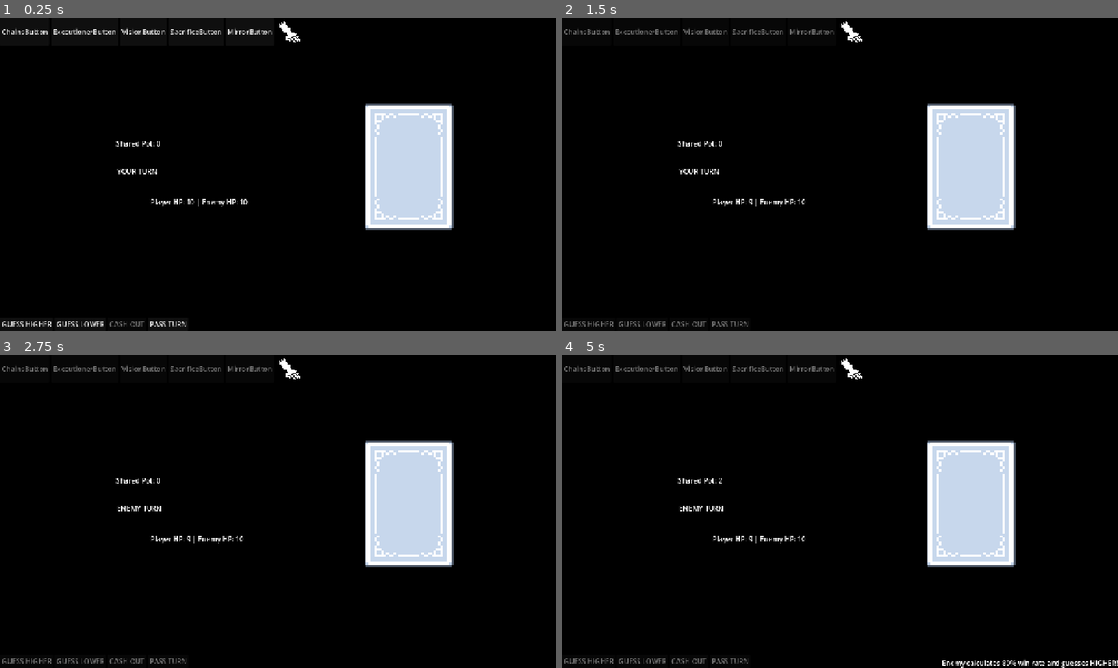
Above: before the commit, frames 1-4 (two rows, left to right).
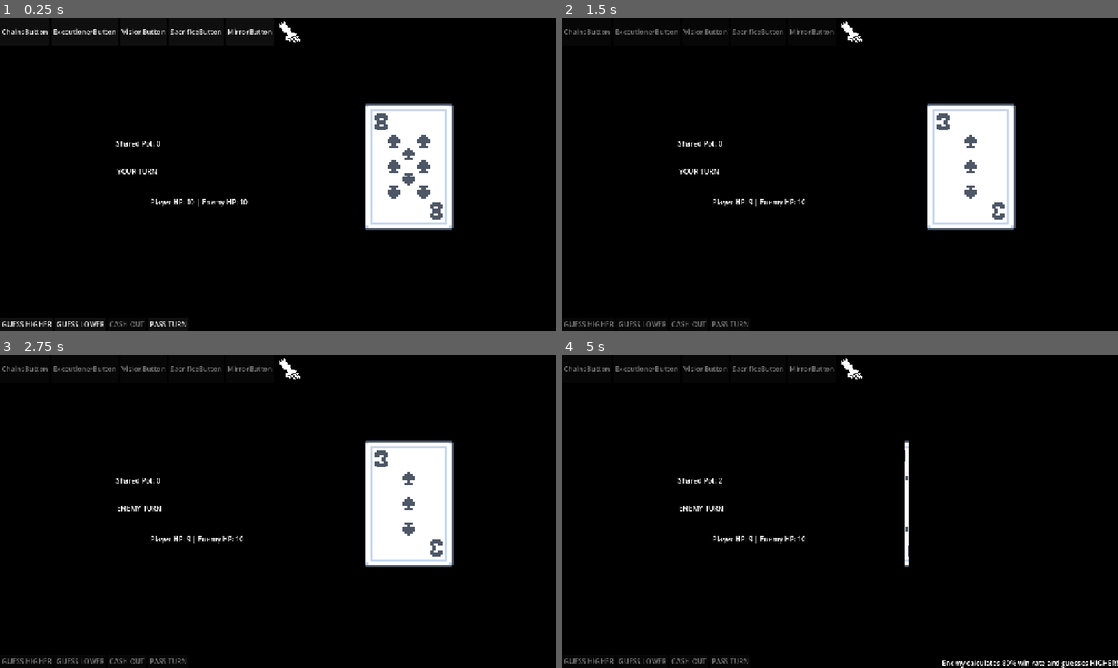
Above: after the commit, the same moments.

Repository: wadahac/HighLowPrototype
Game: Godot game, scene res://scenes/main.tscn
Two runs of this game, one before a commit and one after it. Both use one fixed random seed, a clock stepped at 60 frames per second and the inputs below.
Inputs:
- Up to frame 1 (0.25 s): no input
- Up to frame 2 (1.5 s): click "GUESS HIGHER" at 0.5 s; tap Enter at 1.25 s
- Up to frame 3 (2.75 s): no input
- Up to frame 4 (5 s): tap Space at 2.75 s; tap Enter at 4.25 s

The runs differ from the first frame. In frame 1, 4.2% of the frame differs, in the area x 67-80%, y 29-66%; in frame 2, 4.2%; in frame 3, 4.2%; in frame 4, 6.8%, in the area x 61-82%, y 27-68%.
Error before the commit: Invalid assignment of property or key 'text' with value of type 'String' on a base object of type 'null instance'. (res://src/HighLowGameManager.gd:546)

Commit message:
feat: add card flip tween animation and remove BaseCardLabel
Co-authored-by: aider (gemini/gemini-3.5-flash) <aider@aider.chat>

Diff:
--- a/high-low-prototype/src/HighLowGameManager.gd
+++ b/high-low-prototype/src/HighLowGameManager.gd
@@ -39,7 +39,6 @@
 var trumps_hand: Array = []
 
 # 3. @onready variables targeting exact relative paths
-@onready var base_card_label: Label = $UI_Layer/Table/BaseCardLabel
 @onready var combo_label: Label = $UI_Layer/Table/ComboLabel
 @onready var health_label: Label = $UI_Layer/Table/HealthLabel
 @onready var turn_label: Label = $UI_Layer/Table/turn
@@ -108,11 +107,26 @@
 		return load(fallback_path) as Texture2D
 	return null
 
+func animate_card_flip(new_card_value: int) -> void:
+	if not has_node("UI_Layer/Table/CardDisplay"):
+		return
+	var card_display = get_node("UI_Layer/Table/CardDisplay")
+	if not card_display:
+		return
+
+	var tween = create_tween()
+	tween.tween_property(card_display, "scale:x", 0.0, 0.12).set_trans(Tween.TRANS_QUAD).set_ease(Tween.EASE_IN)
+	tween.tween_callback(func():
+		card_display.texture = get_card_texture(new_card_value)
+	)
+	tween.tween_property(card_display, "scale:x", 1.0, 0.12).set_trans(Tween.TRANS_QUAD).set_ease(Tween.EASE_OUT)
+
 func reset_game() -> void:
 	if has_node("UI_Layer/Table/CardDisplay"):
 		var card_display = get_node("UI_Layer/Table/CardDisplay")
 		if card_display:
 			card_display.texture = get_card_back_texture()
+			card_display.scale.x = 1.0
 
 	player_hp = player_max_health
 	enemy_hp = enemy_max_health
@@ -543,11 +557,7 @@
 	steal_button.disabled = true
 
 func _update_base_card_ui() -> void:
-	base_card_label.text = str(active_card)
-	if has_node("UI_Layer/Table/CardDisplay"):
-		var card_display = get_node("UI_Layer/Table/CardDisplay")
-		if card_display:
-			card_display.texture = get_card_texture(active_card)
+	animate_card_flip(active_card)
 
 func _update_turn_label() -> void:
 	if turn_label:
